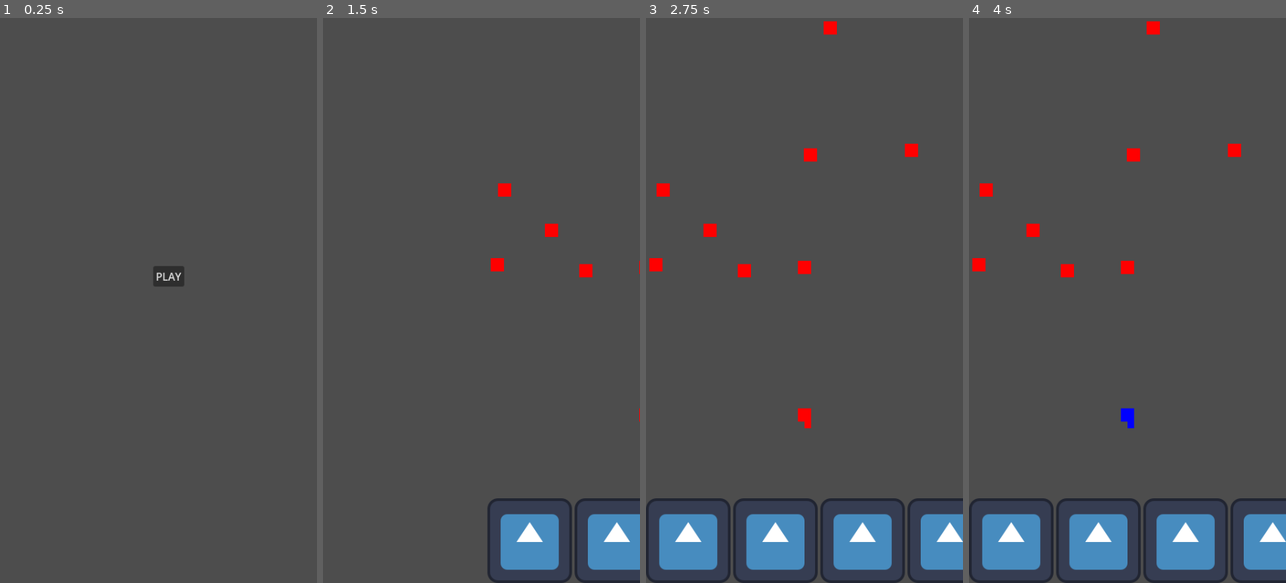
Above: before the commit, frames 1-4 (left to right).
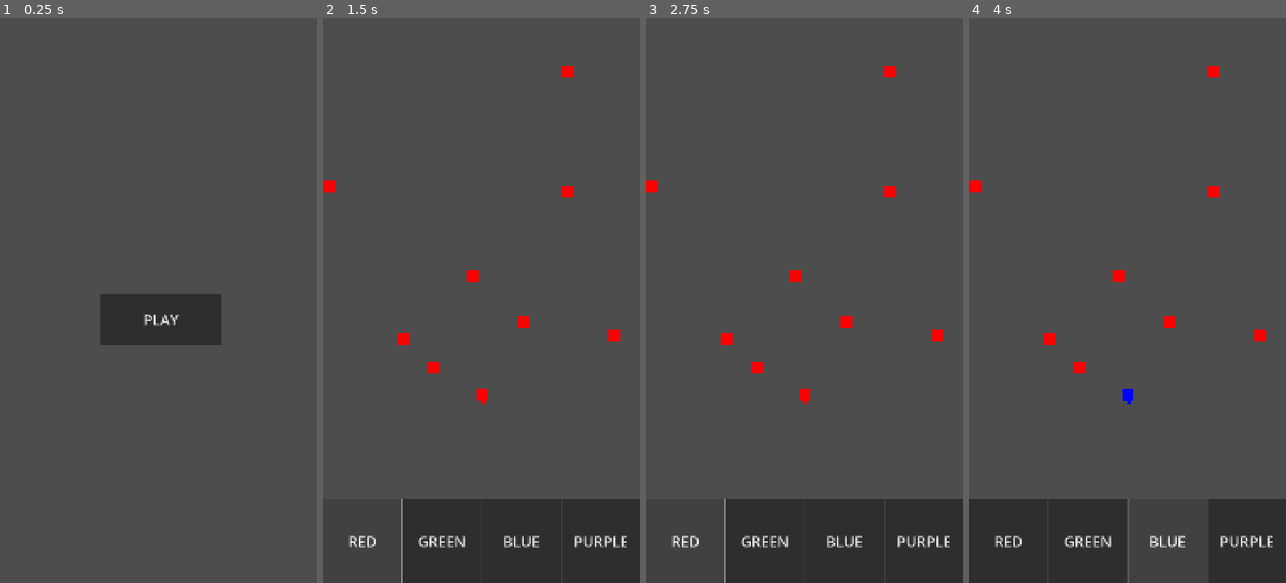
Above: after the commit, the same moments.

Repository: Xavier-Royer/Color-Jumper
Game: Godot game, scene res://Main.tscn
Same seed, same stepped clock (60 frames per second), same inputs: the game is played once before the commit and once after it. The engine's default icon, where the game draws it, is replaced by a stand-in: a white triangle on a blue panel in a dark square.
Inputs (mouse positions are in pixels of both pictures, inside the frame that each line leads up to; where the layout moved, square brackets give the same spot in the first picture):
- Up to frame 1 (0.25 s): no input
- Up to frame 2 (1.5 s): click "PLAY" at 0.5 s; click (361, 543) at 1.25 s, where only the run after the commit has a clickable "RED"
- Up to frame 3 (2.75 s): click (684, 543) [687, 543] at 2 s
- Up to frame 4 (4 s): click (1086, 543) [1098, 543] at 2.75 s; click (1168, 543) [1184, 543] at 3.5 s

The runs differ from the first frame. In frame 1, 3.7% of the frame differs, in the area x 31-70%, y 44-58%; in frame 2, 12%; in frame 3, 14%, in the area x 0-100%, y 0-100%; in frame 4, 14%.

Commit message:
UI Scaling / Refactor

Diff:
--- a/Main.tscn
+++ b/Main.tscn
@@ -1,39 +1,76 @@
 [gd_scene load_steps=6 format=3 uid="uid://b6jhdtfh7summ"]
 
 [ext_resource type="Script" uid="uid://cvls2n8bhmxsj" path="res://screen_manager.gd" id="1_glv2v"]
+[ext_resource type="Theme" uid="uid://inpjr0g2xmmk" path="res://default_theme.tres" id="2_fos0i"]
 [ext_resource type="Script" uid="uid://btjb56mwtmn4v" path="res://game_screen.gd" id="2_uu6xs"]
-[ext_resource type="Texture2D" uid="uid://c2acb07wmwvvv" path="res://icon.svg" id="3_r0du0"]
 [ext_resource type="Script" uid="uid://bkgvpdqg7rqwb" path="res://player.gd" id="4_cm0pq"]
 
 [sub_resource type="RectangleShape2D" id="RectangleShape2D_r0du0"]
 size = Vector2(10, 30)
 
-[node name="Main" type="Node2D"]
+[node name="Main" type="Node"]
 
-[node name="ScreenManager" type="Node2D" parent="."]
+[node name="ScreenManager" type="Node" parent="."]
 script = ExtResource("1_glv2v")
 
-[node name="HomeScreen" type="Control" parent="ScreenManager"]
+[node name="HomeScreen" type="CanvasLayer" parent="ScreenManager"]
+
+[node name="UI" type="Control" parent="ScreenManager/HomeScreen"]
 layout_mode = 3
-anchors_preset = 0
+anchors_preset = 15
+anchor_right = 1.0
+anchor_bottom = 1.0
+grow_horizontal = 2
+grow_vertical = 2
 
-[node name="Button" type="Button" parent="ScreenManager/HomeScreen"]
-layout_mode = 0
-offset_left = 232.0
-offset_top = 375.0
-offset_right = 279.0
-offset_bottom = 406.0
+[node name="Button" type="Button" parent="ScreenManager/HomeScreen/UI"]
+layout_mode = 1
+anchors_preset = 8
+anchor_left = 0.5
+anchor_top = 0.5
+anchor_right = 0.5
+anchor_bottom = 0.5
+offset_left = -199.0
+offset_top = -25.0
+offset_right = 214.0
+offset_bottom = 151.0
+grow_horizontal = 2
+grow_vertical = 2
+theme = ExtResource("2_fos0i")
 text = "PLAY"
 
-[node name="GameScreen" type="Control" parent="ScreenManager"]
+[node name="GameOverScreen" type="CanvasLayer" parent="ScreenManager"]
+visible = false
+
+[node name="UI" type="Control" parent="ScreenManager/GameOverScreen"]
 layout_mode = 3
-anchors_preset = 0
-offset_left = 480.0
-offset_right = 480.0
+anchors_preset = 15
+anchor_right = 1.0
+anchor_bottom = 1.0
+grow_horizontal = 2
+grow_vertical = 2
+theme = ExtResource("2_fos0i")
+
+[node name="Button" type="Button" parent="ScreenManager/GameOverScreen/UI"]
+layout_mode = 1
+anchors_preset = 8
+anchor_left = 0.5
+anchor_top = 0.5
+anchor_right = 0.5
+anchor_bottom = 0.5
+offset_left = -260.0
+offset_top = -132.0
+offset_right = 258.0
+offset_bottom = 138.0
+grow_horizontal = 2
+grow_vertical = 2
+text = "Play Again"
+
+[node name="GameScreen" type="CanvasLayer" parent="ScreenManager"]
+visible = false
 script = ExtResource("2_uu6xs")
 
 [node name="Objects" type="Node2D" parent="ScreenManager/GameScreen"]
-position = Vector2(-480, 0)
 
 [node name="Player" type="Node2D" parent="ScreenManager/GameScreen/Objects"]
 position = Vector2(480, 0)
@@ -77,50 +114,62 @@
 collision_mask = 0
 collide_with_areas = true
 
-[node name="ColorRect" type="ColorRect" parent="ScreenManager/GameScreen"]
+[node name="UI" type="Control" parent="ScreenManager/GameScreen"]
+layout_mode = 3
+anchors_preset = 15
+anchor_right = 1.0
+anchor_bottom = 1.0
+grow_horizontal = 2
+grow_vertical = 2
+mouse_filter = 2
+
+[node name="Background" type="ColorRect" parent="ScreenManager/GameScreen/UI"]
 visible = false
-layout_mode = 0
-offset_right = 480.0
-offset_bottom = 854.0
+layout_mode = 1
+anchors_preset = 15
+anchor_right = 1.0
+anchor_bottom = 1.0
+grow_horizontal = 2
+grow_vertical = 2
+color = Color(0.286275, 1, 0.694118, 0.513726)
 
-[node name="ColorButtons" type="HBoxContainer" parent="ScreenManager/GameScreen"]
-layout_mode = 0
-offset_top = 726.0
-offset_right = 128.0
-offset_bottom = 854.0
+[node name="ColorButtons" type="HBoxContainer" parent="ScreenManager/GameScreen/UI"]
+layout_mode = 1
+anchors_preset = 12
+anchor_top = 1.0
+anchor_right = 1.0
+anchor_bottom = 1.0
+offset_top = -287.0
+grow_horizontal = 2
+grow_vertical = 0
+mouse_filter = 0
 
-[node name="RED" type="TextureButton" parent="ScreenManager/GameScreen/ColorButtons"]
+[node name="RED" type="Button" parent="ScreenManager/GameScreen/UI/ColorButtons"]
 layout_mode = 2
-texture_normal = ExtResource("3_r0du0")
+size_flags_horizontal = 3
+theme = ExtResource("2_fos0i")
+text = "RED"
 
-[node name="GREEN" type="TextureButton" parent="ScreenManager/GameScreen/ColorButtons"]
+[node name="GREEN" type="Button" parent="ScreenManager/GameScreen/UI/ColorButtons"]
 layout_mode = 2
-texture_normal = ExtResource("3_r0du0")
+size_flags_horizontal = 3
+theme = ExtResource("2_fos0i")
+text = "GREEN"
 
-[node name="BLUE" type="TextureButton" parent="ScreenManager/GameScreen/ColorButtons"]
+[node name="BLUE" type="Button" parent="ScreenManager/GameScreen/UI/ColorButtons"]
 layout_mode = 2
-texture_normal = ExtResource("3_r0du0")
+size_flags_horizontal = 3
+theme = ExtResource("2_fos0i")
+text = "BLUE"
 
-[node name="PURPLE" type="TextureButton" parent="ScreenManager/GameScreen/ColorButtons"]
+[node name="PURPLE" type="Button" parent="ScreenManager/GameScreen/UI/ColorButtons"]
 layout_mode = 2
-texture_normal = ExtResource("3_r0du0")
+size_flags_horizontal = 3
+theme = ExtResource("2_fos0i")
+text = "PURPLE"
 
-[node name="GameOverScreen" type="Control" parent="ScreenManager"]
-layout_mode = 3
-anchors_preset = 0
-offset_left = 480.0
-offset_right = 480.0
-
-[node name="Button" type="Button" parent="ScreenManager/GameOverScreen"]
-layout_mode = 0
-offset_left = 200.0
-offset_top = 300.0
-offset_right = 288.0
-offset_bottom = 331.0
-text = "Play Again"
-
-[connection signal="pressed" from="ScreenManager/HomeScreen/Button" to="ScreenManager" method="_on_play_pressed"]
+[connection signal="pressed" from="ScreenManager/HomeScreen/UI/Button" to="ScreenManager" method="_on_play_pressed"]
+[connection signal="pressed" from="ScreenManager/GameOverScreen/UI/Button" to="ScreenManager" method="_on_play_pressed"]
 [connection signal="area_entered" from="ScreenManager/GameScreen/Objects/Player/Area2D" to="ScreenManager/GameScreen" method="_on_player_area_entered"]
 [connection signal="area_exited" from="ScreenManager/GameScreen/Objects/Player/Area2D" to="ScreenManager/GameScreen" method="_on_player_area_exited"]
 [connection signal="screen_exited" from="ScreenManager/GameScreen/Objects/Player/VisibleOnScreenNotifier2D" to="ScreenManager/GameScreen/Objects/Player" method="_on_visible_on_screen_notifier_2d_screen_exited"]
-[connection signal="pressed" from="ScreenManager/GameOverScreen/Button" to="ScreenManager" method="_on_play_pressed"]
--- a/block.gd
+++ b/block.gd
@@ -24,7 +24,7 @@
 		self.set_collision_layer_value(4,true)
 	else: # for rainbow set all color collision layers to true
 		for i in range(4):
-			self.set_collision_layer_value(i,true)
+			self.set_collision_layer_value(i+1,true)
 
 
 func _on_area_entered(area: Area2D) -> void:
--- a/block.tscn
+++ b/block.tscn
@@ -8,6 +8,7 @@
 radius = 25.0
 
 [node name="Block" type="Area2D"]
+scale = Vector2(2, 2)
 collision_layer = 128
 collision_mask = 192
 script = ExtResource("1_im0tn")
--- /dev/null
+++ b/default_theme.tres
@@ -0,0 +1,4 @@
+[gd_resource type="Theme" format=3 uid="uid://inpjr0g2xmmk"]
+
+[resource]
+default_font_size = 50
--- a/game_screen.gd
+++ b/game_screen.gd
@@ -1,4 +1,4 @@
-extends Control
+extends CanvasLayer
 
 signal gameOverScreen
 
@@ -27,6 +27,8 @@
 
 var lastBlockSpawned = null
 
+var screen_size
+
 
 
 
@@ -45,7 +47,9 @@
 }
 
 func _ready() -> void:
-	for button in $ColorButtons.get_children():
+	screen_size = get_viewport().get_visible_rect().size
+	print("screen size: ", screen_size.x, screen_size.y)
+	for button in $UI/ColorButtons.get_children():
 		button.connect("pressed",changeColor.bind(button.name))
 
 	player.connect("screenExited",gameOver)
@@ -70,7 +74,7 @@
 	#generate first block which the layer is on
 	var block = blockScene.instantiate()
 	movingObjects.add_child(block)
-	block.position = Vector2(240,600) + self.position
+	block.position = Vector2(screen_size.x / 2,screen_size.y * (2.0/3.0))
 	block.setColor("RED")
 
 
@@ -80,10 +84,10 @@
 	for i in randi_range(8,10):
 		block = blockScene.instantiate()
 		movingObjects.add_child(block)
-		block.position = Vector2(randi_range(10,470),randi_range(-30,520)) + self.position
+		block.position = Vector2(randi_range(10,screen_size.x - 10),randi_range(-30,screen_size.y * (2.0/3.0) - 50))
 		block.setColor("RED")
 
-	player.position = Vector2(240,590) + self.position
+	player.position = Vector2(screen_size.x / 2,screen_size.y * (2.0/3.0))
 
 
 
@@ -121,10 +125,12 @@
 
 func _input(event: InputEvent) -> void:
 	if event is InputEventScreenTouch and event.pressed:  #event.is_action_pressed("Tap"):
-		var mousePosition = get_global_mouse_position()
+		var mousePosition = get_viewport().get_mouse_position()
 		#ensure its not where the buttons are
 		#this has to be reatlive so will need to add that
-		if mousePosition.y<725 and gameState != "OVER":
+		#mousePosition.y<725 and
+
+		if mousePosition.y < $UI/ColorButtons.position.y and gameState != "OVER":
 			if currentBlock != null:
 				#Begin game if in ready position
 				if gameState == "READY":
--- a/project.godot
+++ b/project.godot
@@ -17,9 +17,9 @@
 
 [display]
 
-window/size/viewport_width=480
-window/size/viewport_height=854
-window/stretch/mode="viewport"
+window/size/viewport_width=1080
+window/size/viewport_height=1920
+window/stretch/mode="canvas_items"
 window/stretch/aspect="expand"
 window/handheld/orientation=1
 
--- a/screen_manager.gd
+++ b/screen_manager.gd
@@ -1,4 +1,4 @@
-extends Node2D
+extends Node
 @onready var currentScreen = $HomeScreen
 var onScreenPosition = Vector2(0,0)
 var offScreenPosition = Vector2(480,0)
@@ -10,6 +10,10 @@
 
 #screen transitioner, waits until finished to return
 func next_screen(nextScreen):
+	currentScreen.visible = false
+	nextScreen.visible = true
+	currentScreen = nextScreen
+	'''
 	var screenTransition = create_tween()
 	screenTransition.set_ease(Tween.EASE_IN)
 	screenTransition.set_trans(Tween.TRANS_BACK)
@@ -17,6 +21,7 @@
 	screenTransition.tween_property(nextScreen, "position", onScreenPosition,.5)
 	currentScreen = nextScreen
 	await screenTransition.finished
+	'''
 
 
 
